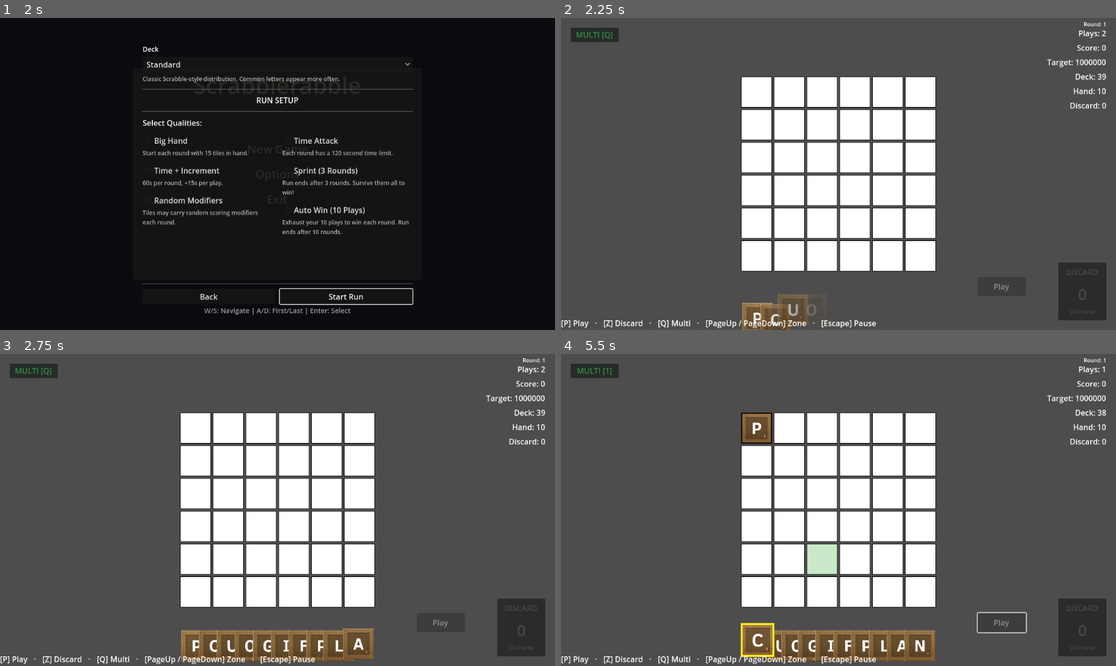
Above: before the commit, frames 1-4 (two rows, left to right).
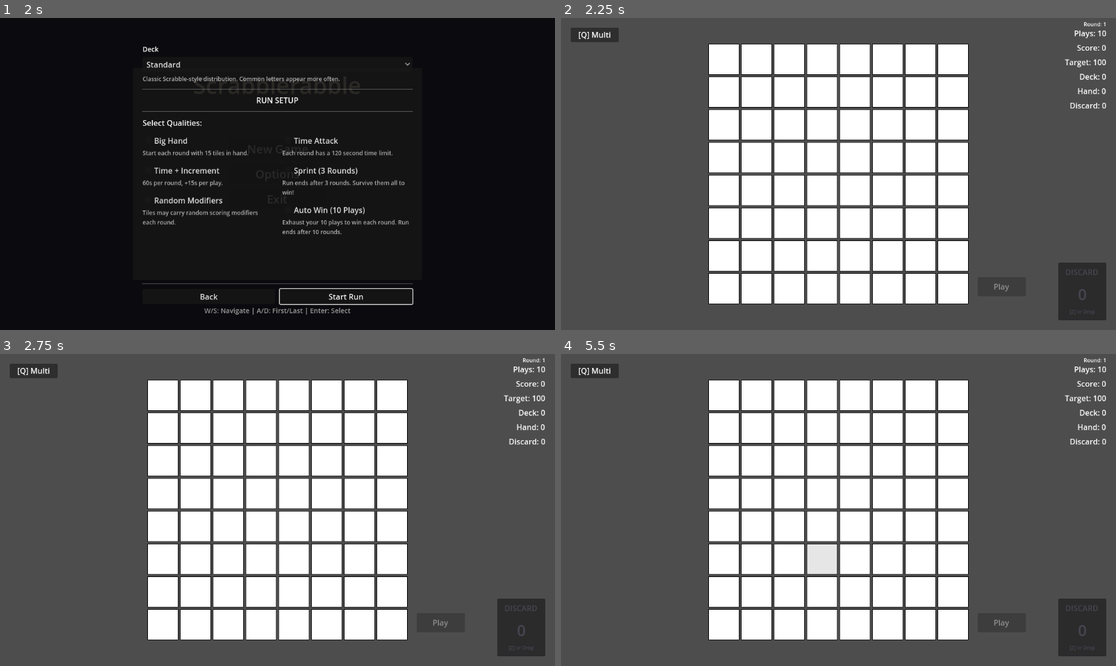
Above: after the commit, the same moments.

Repository: rcmilan/godot-scrabblerabble
Game: Godot game, scene res://scenes/title_screen/title_screen.tscn
The game is run twice, just before and just after one commit, with the same random seed, the same clock (stepped at 60 frames per second) and the same inputs.
Inputs (mouse positions are in pixels of both pictures, inside the frame that each line leads up to):
- Up to frame 1 (2 s): click "New Game" at 0.5 s; click "New Game" at 1.25 s
- Up to frame 2 (2.25 s): click "Start Run" at 2 s
- Up to frame 3 (2.75 s): no input
- Up to frame 4 (5.5 s): tap Enter (ui_accept) at 2.75, 5 s; drag from (755, 428) to (894, 441) at 2.77 s; click (999, 622) at 3.5 s, where only the run before the commit has a clickable "Play"; click (999, 622) at 4.25 s, where only the run before the commit has a clickable "Play"; drag from (755, 428) to (810, 572) at 5.02 s

Frame 1 is identical in both runs. In frame 2, 17% of the frame differs, in the area x 0-99%, y 4-100%; in frame 3, 19%; in frame 4, 20%.
Error after the commit: Parse Error: Static function "create_with_orientation()" not found in base "BoardTypingSession". (res://scenes/ui/focus_cursor/focus_cursor.gd:77)

Commit message:
feat: add orientation dependency injection and TAB handling to FocusCursor
- Add orientation_toggled signal to emit when orientation changes
- Add _orientation_state field to store RunOrientationState reference
- Update setup() to accept orientation_state parameter
- Add get_orientation() getter with horizontal fallback
- Add set_orientation_state() method that syncs typing session on change
- Add activate() validation to ensure orientation_state exists
- Add TAB key handling in _input() to toggle orientation on board zone

Co-Authored-By: Claude Haiku 4.5 <noreply@anthropic.com>

Diff:
--- a/scenes/ui/focus_cursor/focus_cursor.gd
+++ b/scenes/ui/focus_cursor/focus_cursor.gd
@@ -14,6 +14,7 @@
 signal cursor_moved(pos: CursorPosition)
 signal letter_typed(letter: String)
 signal backspace_pressed
+signal orientation_toggled(new_state: RunOrientationState)
 
 # =============================================================================
 # CONSTANTS
@@ -30,6 +31,7 @@
 var _is_active: bool = false
 var _highlighted_hand_tile: Tile = null
 var _typing_session: BoardTypingSession = null
+var _orientation_state: RunOrientationState = null
 
 # =============================================================================
 # DEPENDENCIES (injected via setup)
@@ -55,9 +57,25 @@
 
 
 ## Precondition: board and hand are valid non-null references.
-func setup(board: Board, hand: Hand) -> void:
+func setup(board: Board, hand: Hand, orientation_state: RunOrientationState) -> void:
 	_board = board
 	_hand = hand
+	_orientation_state = orientation_state
+
+
+func get_orientation() -> Vector2i:
+	if _orientation_state == null:
+		return Vector2i(1, 0)  # Default to horizontal
+	return _orientation_state.orientation
+
+
+func set_orientation_state(new_state: RunOrientationState) -> void:
+	if new_state == null or new_state == _orientation_state:
+		return
+	_orientation_state = new_state
+	if _typing_session != null:
+		_typing_session = BoardTypingSession.create_with_orientation(_board, _typing_session.cursor_pos, new_state.orientation)
+		_update_typing_cursor_visual()
 
 
 ## Postcondition: cursor becomes visible and processes input.
@@ -66,6 +84,8 @@
 	_state = CursorState.at_hand(0)
 	set_process_input(true)
 	_update_hand_tile_highlight()
+	if _orientation_state == null:
+		_orientation_state = RunOrientationState.horizontal()
 
 
 ## Postcondition: cursor hides, stops processing input, held tile restored.
@@ -213,6 +233,15 @@
 func _input(event: InputEvent) -> void:
 	if not _is_active:
 		return
+	# TAB to toggle orientation (board zone only)
+	if event is InputEventKey and event.is_pressed() and not event.is_echo():
+		if event.keycode == KEY_TAB:
+			if _state.position.is_board():
+				var new_state := _orientation_state.toggled()
+				set_orientation_state(new_state)
+				orientation_toggled.emit(new_state)
+			get_viewport().set_input_as_handled()
+			return
 	# Letter/backspace input when typing on board
 	if event is InputEventKey and event.is_pressed() and not event.is_echo():
 		# Auto-start typing session on board if a letter is pressed
